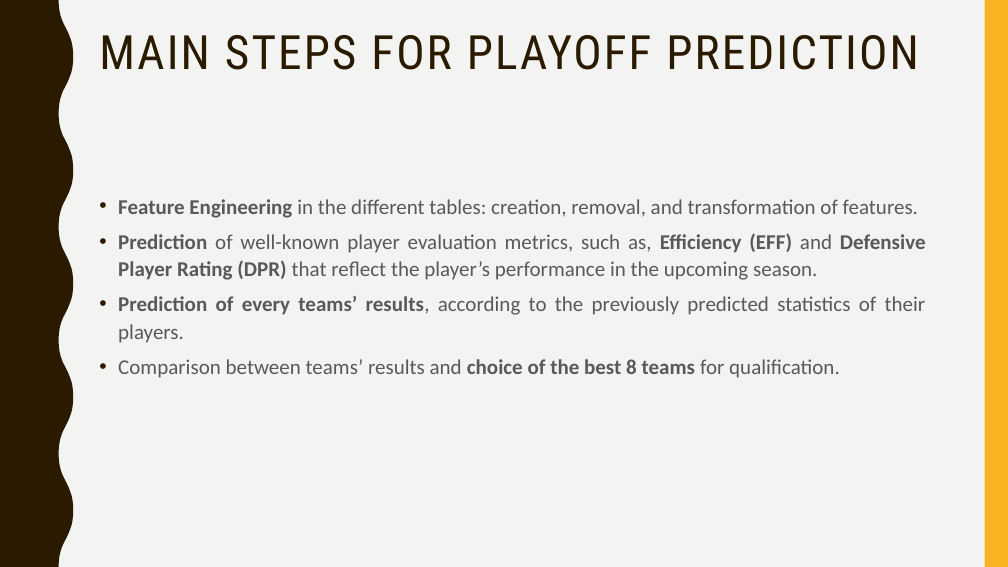
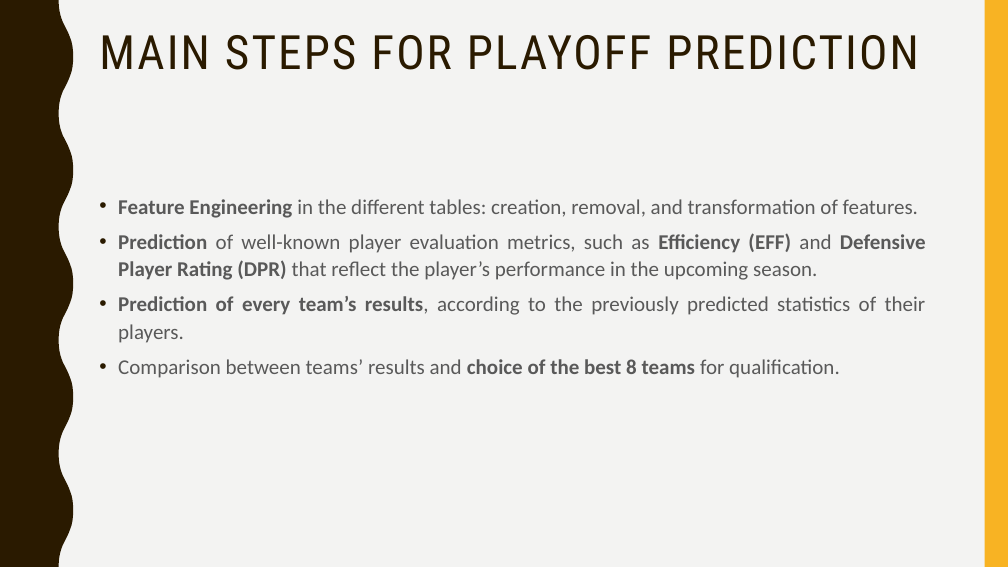
Before and after one commit to afs202005277/AC, a slide deck: slide 6 of ppt projeto.pptx. Drawn at 1008x567 pixels with LibreOffice and Linux fonts; fonts in the diff are those of the drawing. Boxes give left, top, right and bottom in pixels: in the first picture for what was removed or moved away, otherwise in the second. Text is boxed around its words. In the diff, an @@ line names an element or a change of style, - is before the commit and + after.

```diff
--- a/ppt projeto.pptx
+++ b/ppt projeto.pptx
@@ text at [118,233,926,343]: text changed @@
-• Prediction of well-known player evaluation metrics, such as, Efficiency (EFF) and Defensive Player Rating (DPR) that reflect the player’s performance in the upcoming season.
-• Prediction of every teams’ results, according to the previously predicted statistics of their players.
+• Prediction of well-known player evaluation metrics, such as Efficiency (EFF) and Defensive Player Rating (DPR) that reflect the player’s performance in the upcoming season.
+• Prediction of every team’s results, according to the previously predicted statistics of their players.
```
Also in this commit, not shown: 17 other slides changed, 2 other files.
